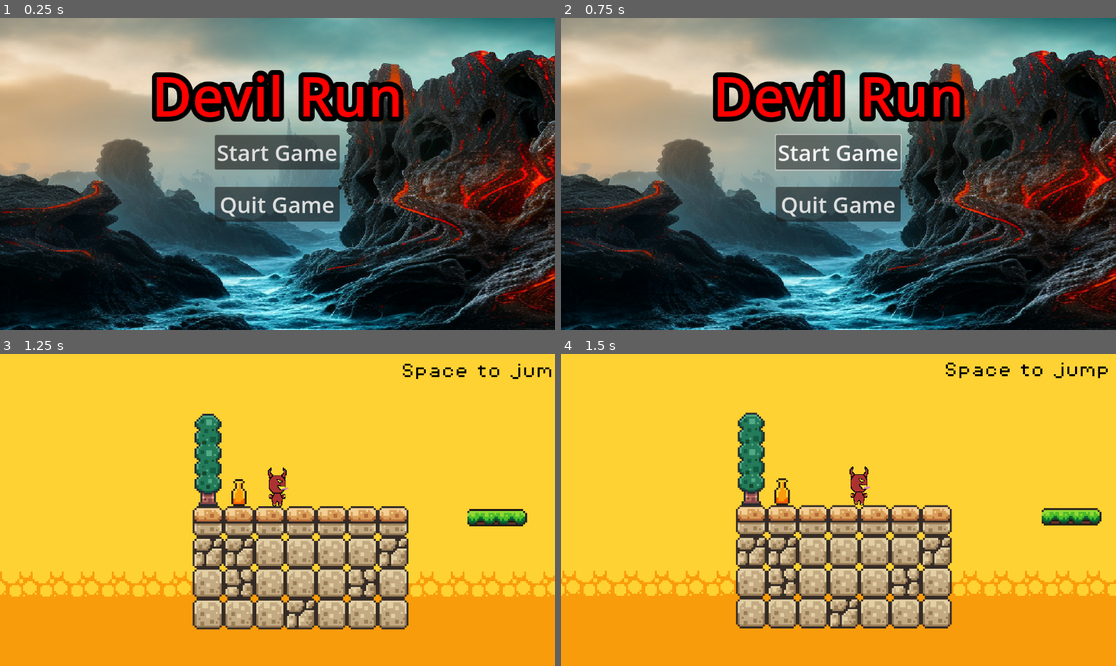
Above: before the commit, frames 1-4 (two rows, left to right).
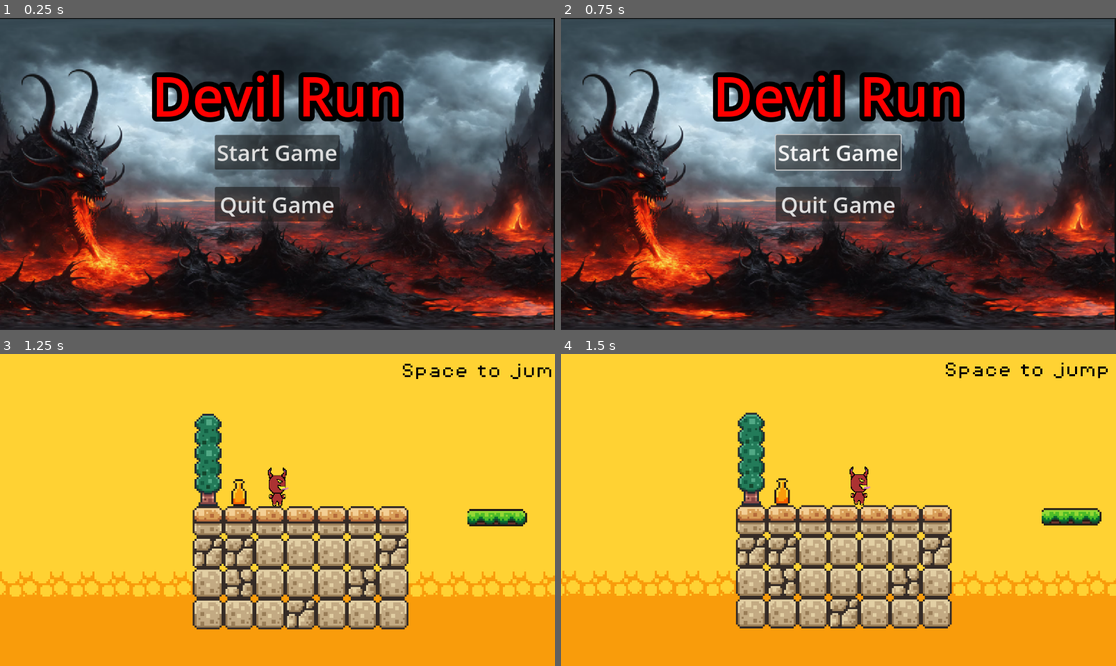
Above: after the commit, the same moments.

Repository: Purple9200/Final-Project-Platformer
Game: Godot game, scene res://title_screen.tscn
Two runs of this game, one before a commit and one after it. Both use one fixed random seed, a clock stepped at 60 frames per second and the inputs below.
Inputs:
- Up to frame 1 (0.25 s): no input
- Up to frame 2 (0.75 s): click "Start Game" at 0.5 s
- Up to frame 3 (1.25 s): no input
- Up to frame 4 (1.5 s): hold D (move_right) from 1.28 s (still down)

The runs differ from the first frame. In frame 1, 82% of the frame differs, in the area x 0-100%, y 0-100%; in frame 2, 82%; in frame 3, nothing differs; in frame 4, nothing differs.

Commit message:
Changed Background

Diff:
--- a/title_screen.tscn
+++ b/title_screen.tscn
@@ -1,7 +1,7 @@
-[gd_scene load_steps=6 format=3 uid="uid://bufg5fevbtu67"]
+[gd_scene load_steps=6 format=3 uid="uid://lroha55n6cpg"]
 
 [ext_resource type="Script" path="res://title_screen.gd" id="1_keowu"]
-[ext_resource type="Texture2D" uid="uid://k7rgl6el3m56" path="res://image-generator (1).png" id="2_yyvct"]
+[ext_resource type="Texture2D" uid="uid://ue81y6or82bh" path="res://Hell.png" id="2_27m28"]
 
 [sub_resource type="SystemFont" id="SystemFont_xxnbr"]
 font_names = PackedStringArray("Impact")
@@ -28,7 +28,7 @@
 anchor_bottom = 1.0
 grow_horizontal = 2
 grow_vertical = 2
-texture = ExtResource("2_yyvct")
+texture = ExtResource("2_27m28")
 
 [node name="MarginContainer" type="MarginContainer" parent="."]
 layout_mode = 1
Binary file added: Hell.png
Not shown, added: Hell.png.import
